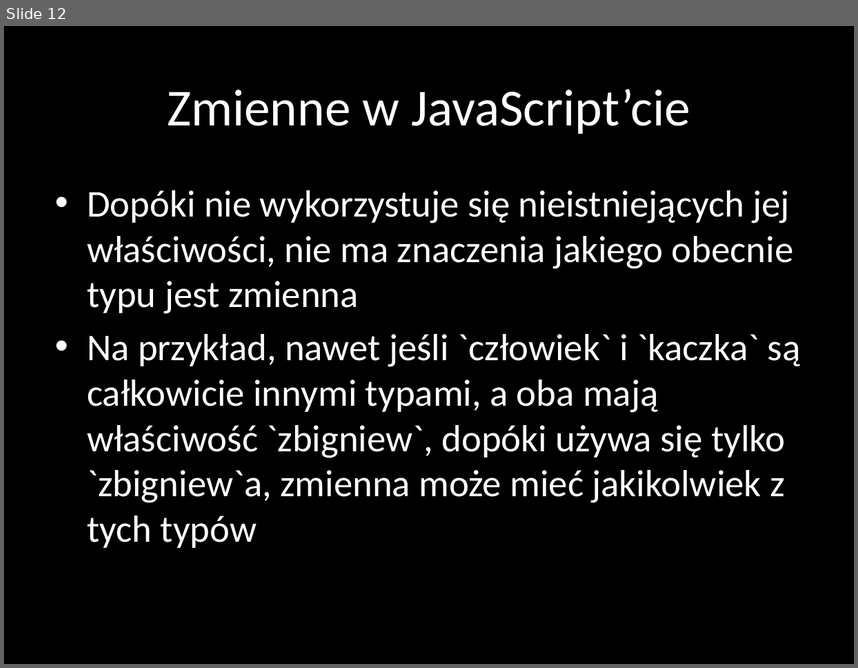
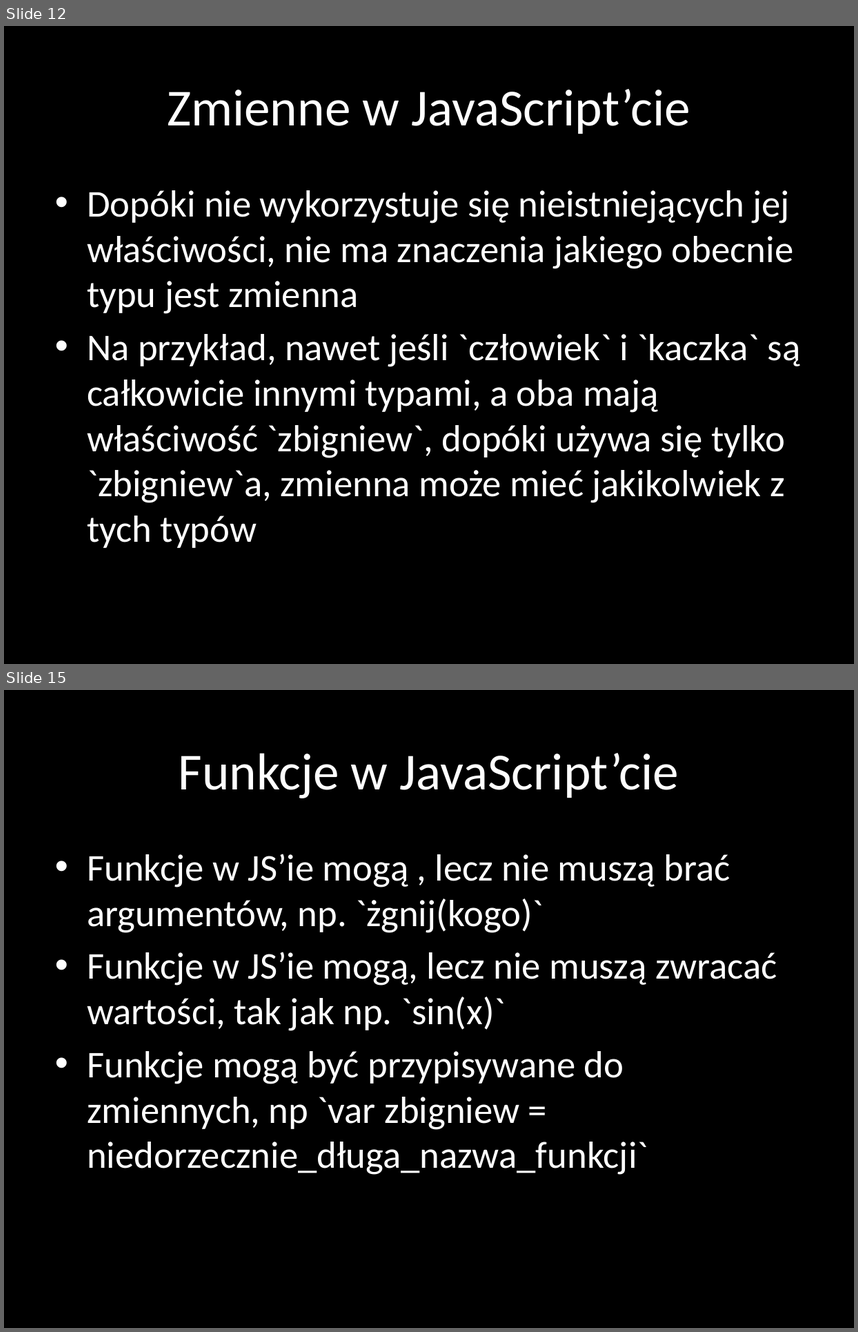
Before and after one commit to nabijaczleweli/UniwersytetDzieci-Google-2015-prezentacja, a slide deck: prezentacja/JavaScript.pptx. Shown one above the other, each under a label of ours: slide 12 before the commit, slides 12 and 15 after it; the slides between them are not shown. The pictures are 858x668 and 858x1332 pixels, drawn with LibreOffice and Linux fonts; fonts in the diff are those of the drawing. Boxes give left, top, right and bottom in pixels: in the first picture for what was removed or moved away, otherwise in the second. Text is boxed around its words. In the diff, an @@ line names an element or a change of style, - is before the commit and + after.

```diff
--- a/prezentacja/JavaScript.pptx
+++ b/prezentacja/JavaScript.pptx
@@ slide 15 added at [4, 690, 854, 1328], background #000000 @@
@@ title added at [179, 753, 679, 798], 44 pt, text #FFFFFF @@
+Funkcje w JavaScript’cie
@@ text added at [87, 854, 777, 1174], 32 pt, text #FFFFFF @@
+• Funkcje w JS’ie mogą , lecz nie muszą brać argumentów, np. `żgnij(kogo)`
+• Funkcje w JS’ie mogą, lecz nie muszą zwracać wartości, tak jak np. `sin(x)`
+• Funkcje mogą być przypisywane do zmiennych, np `var zbigniew = niedorzecznie_długa_nazwa_funkcji`
```
Also in this commit, not shown: 2 other slides added, 3 other files.
